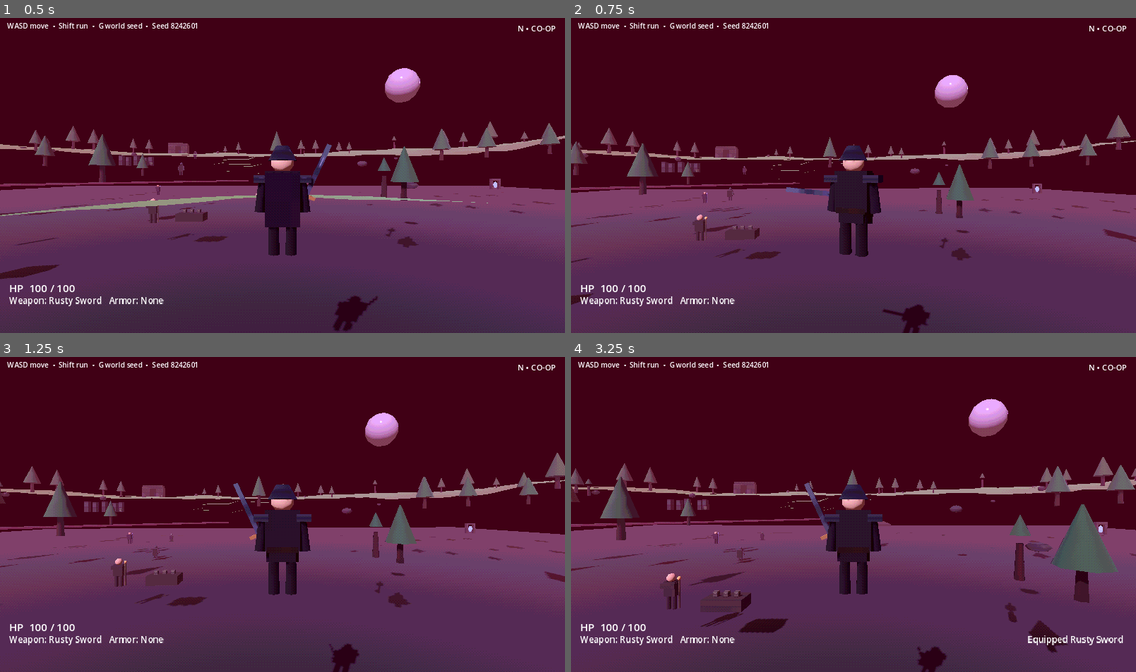
Above: before the commit, frames 1-4 (two rows, left to right).
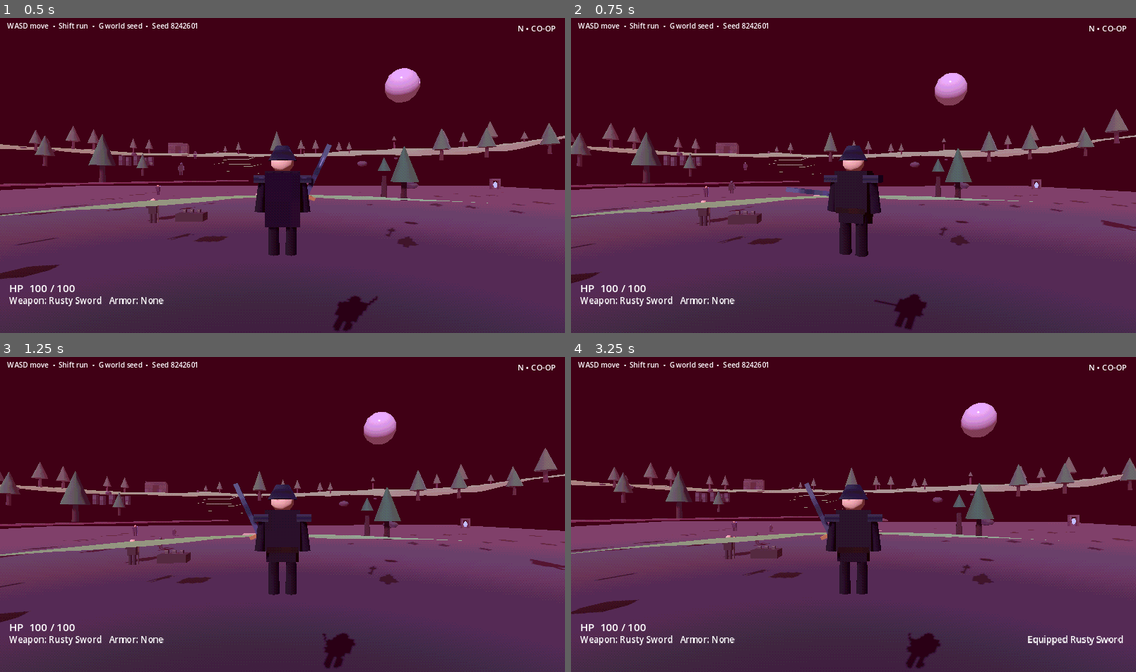
Above: after the commit, the same moments.

Repository: jasonjllind-cpu/aispel
Game: Godot game, scene res://main.tscn
The game is run twice, just before and just after one commit, with the same random seed, the same clock (stepped at 60 frames per second) and the same inputs.
Inputs (mouse positions are in pixels of both pictures, inside the frame that each line leads up to):
- Up to frame 1 (0.5 s): no input
- Up to frame 2 (0.75 s): tap Enter at 0.5 s; move the mouse to (881, 172) at 0.52 s; press the mouse at (881, 172) at 0.53 s; hold W (move_forward) from 0.53 s (still down)
- Up to frame 3 (1.25 s): keep holding W (move_forward); tap Space (jump) at 0.77 s
- Up to frame 4 (3.25 s): keep holding W (move_forward); move the mouse to (825, 514) at 1.27 s; release the mouse at (825, 514) at 1.28 s; tap R (equip_next) at 1.35 s; tap Space (jump) at 1.52, 3.02 s; move the mouse to (864, 508) at 2.02 s; hold E (interact) 2.03-2.78 s; move the mouse to (847, 517) at 2.77 s; tap Shift (sprint) at 2.85 s

Frame 1 is identical in both runs. In frame 2, 7.5% of the frame differs, in the area x 0-100%, y 17-100%; in frame 3, 8.7%; in frame 4, 11%, in the area x 0-100%, y 13-100%.

Commit message:
Stop terrain recovery from bouncing the player

Diff:
--- a/scripts/world_runtime.gd
+++ b/scripts/world_runtime.gd
@@ -4,7 +4,8 @@
 const WORLD_GENERATOR_SCRIPT := preload("res://scripts/world/world_generator.gd")
 const REGION_CATALOG := preload("res://scripts/world/region_catalog.gd")
 
-const PLAYER_SURFACE_TOLERANCE: float = 0.35
+const PLAYER_SURFACE_TOLERANCE: float = 0.75
+const PLAYER_RECOVERY_CLEARANCE: float = 0.25
 const PLAYER_RECOVERY_INTERVAL: float = 0.25
 
 var player_recovery_elapsed: float = 0.0
@@ -86,7 +87,7 @@
 	var terrain_y: float = float(surface.get("height", candidate.y))
 	if candidate.y >= terrain_y - PLAYER_SURFACE_TOLERANCE:
 		return candidate
-	return Vector3(candidate.x, terrain_y + 1.2, candidate.z)
+	return Vector3(candidate.x, terrain_y + PLAYER_RECOVERY_CLEARANCE, candidate.z)
 
 
 func generated_surface_sample(world_position: Vector3, seed_value: int) -> Dictionary:
@@ -111,7 +112,7 @@
 	var local_position := Vector2(world_position.x - center.x, world_position.z - center.z)
 	var generator: RefCounted = _terrain_generator_for_seed(seed_value)
 	var terrain_height: float = float(generator.call(
-		"sample_height_at",
+		"sample_mesh_height_at",
 		center,
 		biome_id,
 		local_position,
